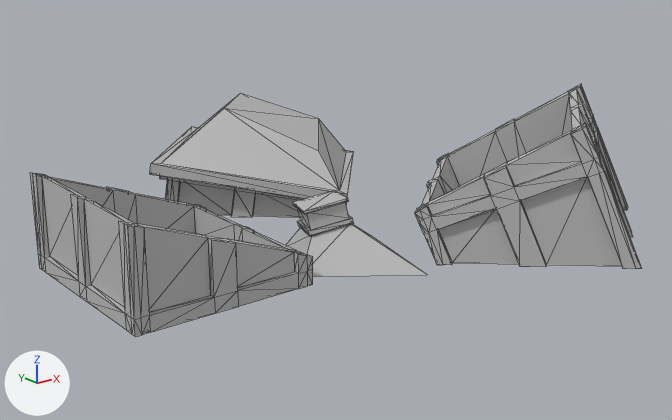
What one commit did to the FBX model Assets/Models/Utility Models/Shattered_Lantern.fbx.
Camera for both pictures: a 50 mm camera at (-0.0884, -0.1126, 0.049) aimed at (0.0024, 0.0008, 0.0036). Arrows for +X, +Y and +Z are at lower left; the lights stay in place. Mesh edges are drawn as thin lines. Where no turn or scale is listed for an object, it has been applied to the vertices.

Names of what the first picture shows: 'lantern_shattered_DC'.
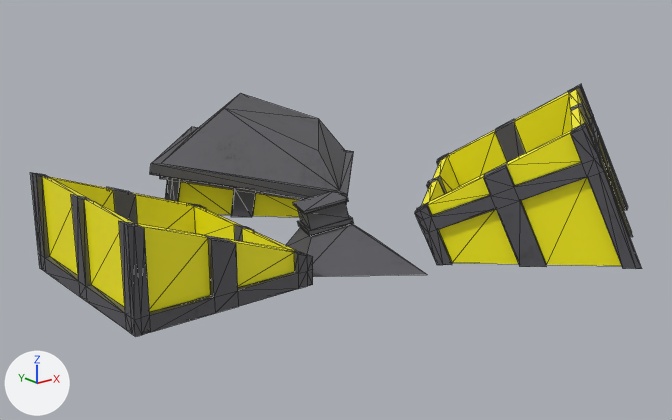
What differs and where, as boxes [x1, y1, x2, y2] in the pictures (672 x 420 px):
'lantern_shattered_DC', surface changed
    both: [30, 84, 642, 337]

The change in detail:
Picture 'lambert1_Base_Color.png' (img_lambert1_base_color_png) is new.
In material 'Shattered_Lantern_Mat' (mat_shattered_lantern_mat), base_color is no longer (0.5, 0.5, 0.5), grey #bcbcbc.
In material 'Shattered_Lantern_Mat' (mat_shattered_lantern_mat), texture is now set to img_lambert1_base_color_png.
